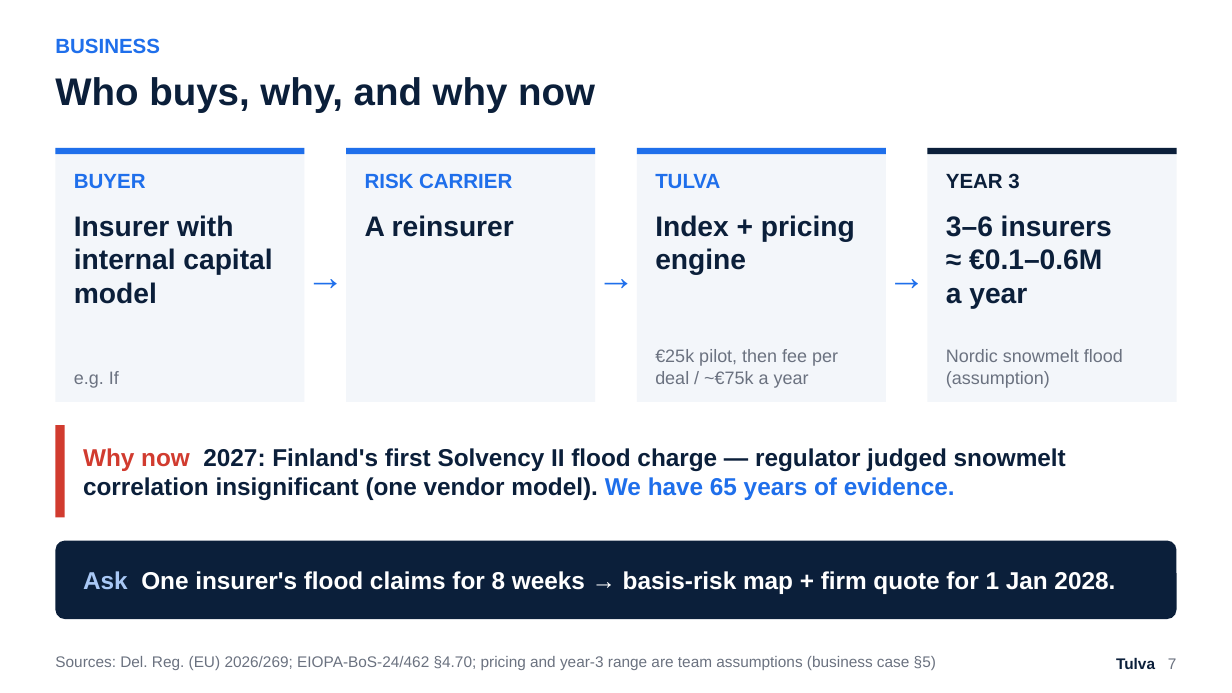
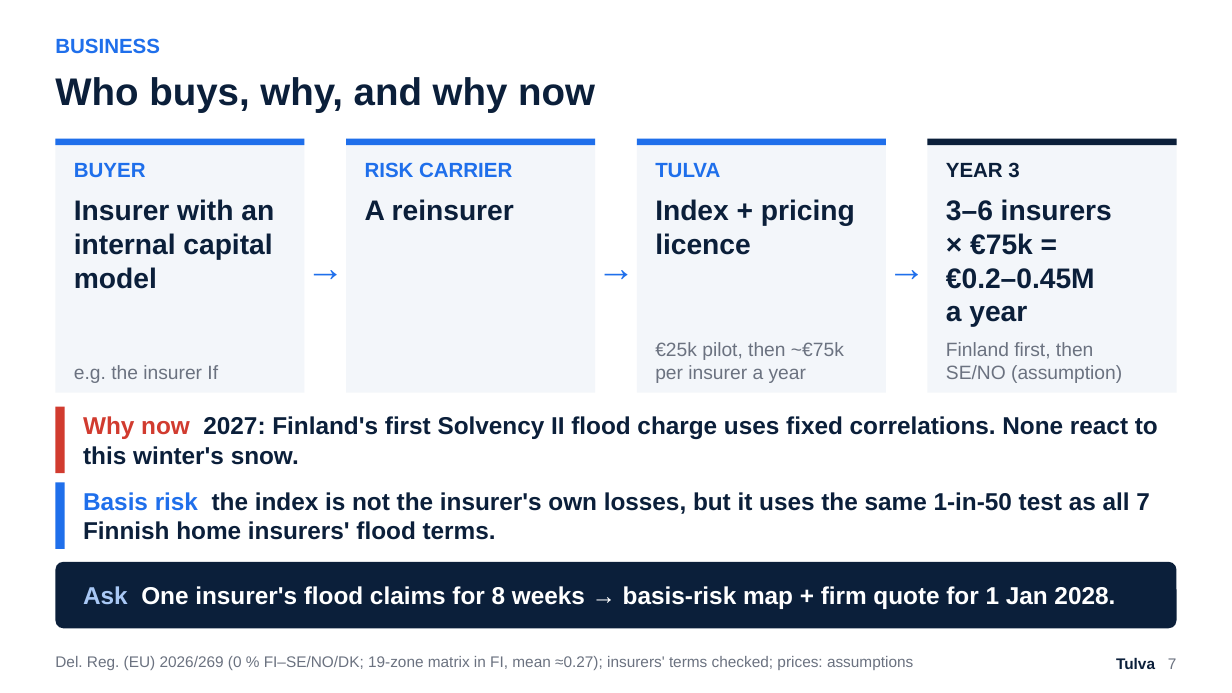
Before and after one commit to Zawaer/tulva, a slide deck: slide 7 of deck/Tulva_QxF2026.pptx. Drawn at 1232x693 pixels with LibreOffice and Linux fonts; fonts in the diff are those of the drawing. Boxes give left, top, right and bottom in pixels: in the first picture for what was removed or moved away, otherwise in the second. Text is boxed around its words. In the diff, an @@ line names an element or a change of style, - is before the commit and + after.

```diff
--- a/deck/Tulva_QxF2026.pptx
+++ b/deck/Tulva_QxF2026.pptx
@@ 8 rectangles, 7 texts: place and size @@
-8 rectangles, 7 texts at bbox=[55, 148, 1177, 402]
+8 rectangles, 7 texts at bbox=[55, 139, 1177, 393]
@@ text at bbox=[74, 199, 274, 289]: text changed @@
-Insurer with internal capital model
+Insurer with an internal capital model
@@ text "A reinsurer": place and size @@
-text "A reinsurer" at bbox=[365, 215, 514, 237]
+text "A reinsurer" at bbox=[365, 199, 514, 221]
@@ text at bbox=[655, 199, 855, 255]: text changed @@
-Index + pricing engine
+Index + pricing licence
@@ text "3–6 insurers": place and size @@
-text "3–6 insurers" at bbox=[946, 215, 1112, 309]
+text "3–6 insurers" at bbox=[946, 199, 1112, 327]
@@ text at bbox=[946, 233, 1095, 289]: text changed @@
-≈ €0.1–0.6M
+× €75k =
+€0.2–0.45M
@@ text at bbox=[655, 342, 844, 383]: text changed; size 14 to 15 pt @@
-€25k pilot, then fee per deal / ~€75k a year
+€25k pilot, then ~€75k per insurer a year
@@ text at bbox=[946, 342, 1122, 383]: text changed; size 14 to 15 pt @@
-Nordic snowmelt flood (assumption)
+Finland first, then SE/NO (assumption)
@@ text at bbox=[74, 365, 218, 383]: text changed; size 14 to 15 pt @@
-e.g. If
+e.g. the insurer If
@@ rectangle: place and size @@
-rectangle at bbox=[55, 425, 65, 518]
+rectangle at bbox=[55, 407, 65, 473]
@@ text at bbox=[83, 416, 1158, 465]: text changed @@
-Why now 2027: Finland's first Solvency II flood charge — regulator judged snowmelt correlation insignificant (one vendor model). We have 65 years of evidence.
+Why now 2027: Finland's first Solvency II flood charge uses fixed correlations. None react to this winter's snow.
@@ rectangle added at bbox=[55, 482, 65, 549], fill #1F6FEB @@
@@ text added at bbox=[83, 492, 1150, 540], 19 pt, text #0B1F3A, bold @@
+Basis risk the index is not the insurer's own losses, but it uses the same 1-in-50 test as all 7 Finnish home insurers' flood terms.
@@ rounded rectangle: place and size @@
-rounded rectangle at bbox=[55, 541, 1177, 619]
+rounded rectangle at bbox=[55, 562, 1177, 628]
@@ text "Ask One insurer's flood claims ...": place and size @@
-text "Ask One insurer's flood claims ..." at bbox=[83, 571, 1115, 594]
+text "Ask One insurer's flood claims ..." at bbox=[83, 586, 1115, 609]
@@ text at bbox=[55, 656, 913, 670]: text changed @@
-Sources: Del. Reg. (EU) 2026/269; EIOPA-BoS-24/462 §4.70; pricing and year-3 range are team assumptions (business case §5)
+Del. Reg. (EU) 2026/269 (0 % FI–SE/NO/DK; 19-zone matrix in FI, mean ≈0.27); insurers' terms checked; prices: assumptions
```
Also in this commit, not shown: 5 other slides changed, 1 slide added, 30 other files.
